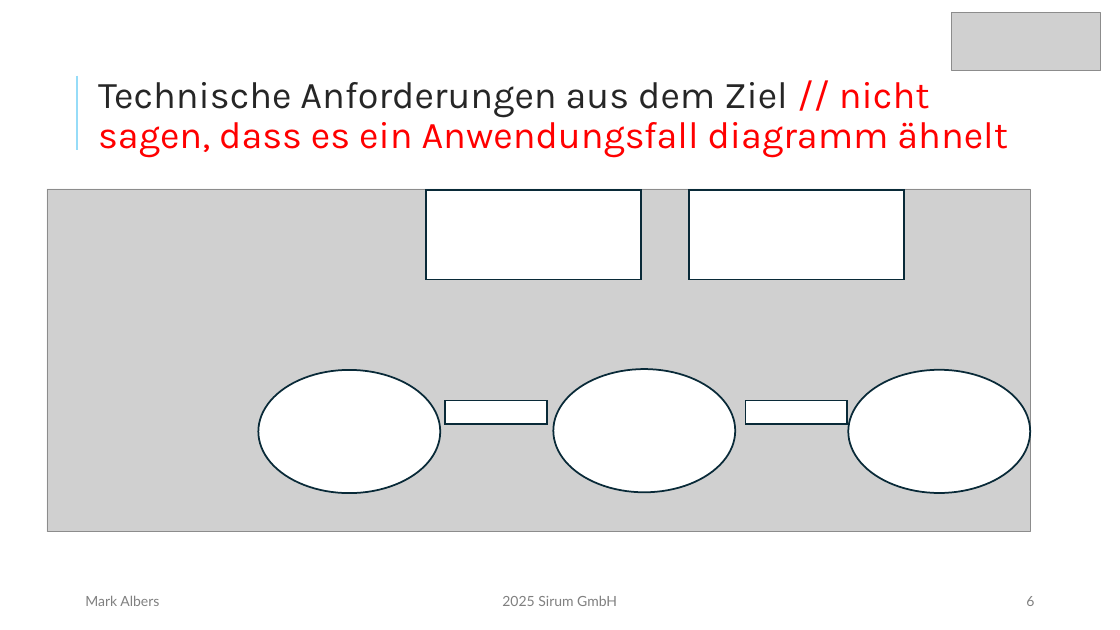
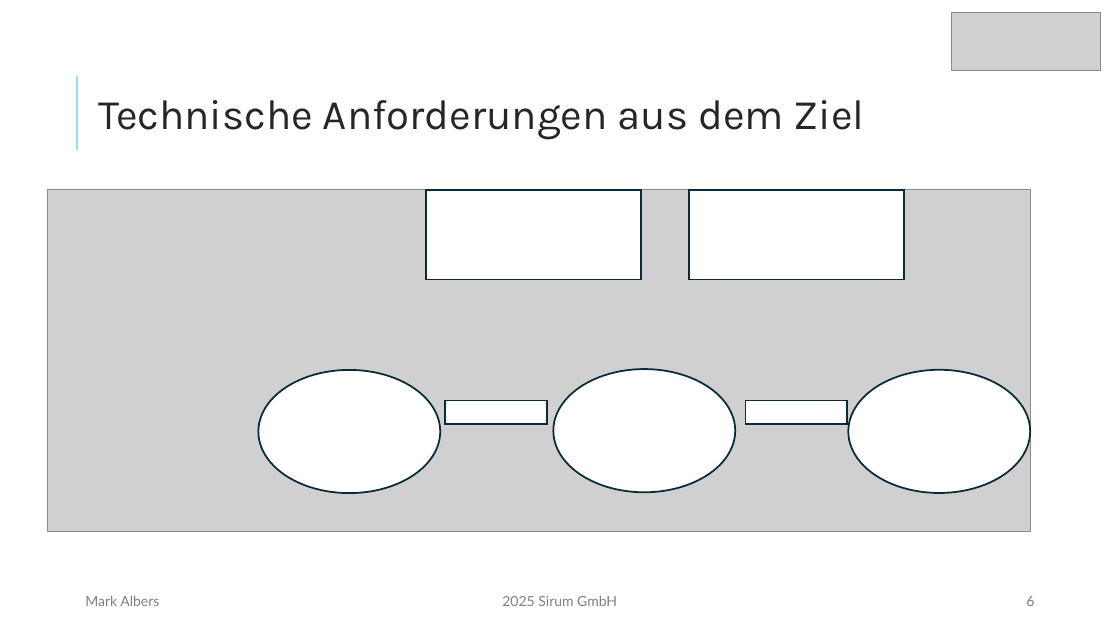
Before and after one commit to mork02/IHK-Projekt, a slide deck: slide 6 of Präsentation/Entwicklung eines Odoo-Moduls zur ZIP-komprimierten Dateiverwaltung im Dokumentenmanagementsystem.pptx. Drawn at 1120x630 pixels with LibreOffice and Linux fonts; fonts in the diff are those of the drawing; grey boxes stand for pictures. Boxes give left, top, right and bottom in pixels: in the first picture for what was removed or moved away, otherwise in the second. Text is boxed around its words. In the diff, an @@ line names an element or a change of style, - is before the commit and + after.

```diff
--- a/Präsentation/Entwicklung eines Odoo-Moduls zur ZIP-komprimierten Dateiverwaltung im Dokumentenmanagementsystem.pptx
+++ b/Präsentation/Entwicklung eines Odoo-Moduls zur ZIP-komprimierten Dateiverwaltung im Dokumentenmanagementsystem.pptx
@@ title at (98,100,865,140): text changed; size 32.4 to 36 pt; text colour #FF0000 to #262626 @@
-Technische Anforderungen aus dem Ziel // nicht sagen, dass es ein Anwendungsfall diagramm ähnelt
+Technische Anforderungen aus dem Ziel
```
Also in this commit, not shown: 5 other slides changed, 1 slide added, 3 other files.
